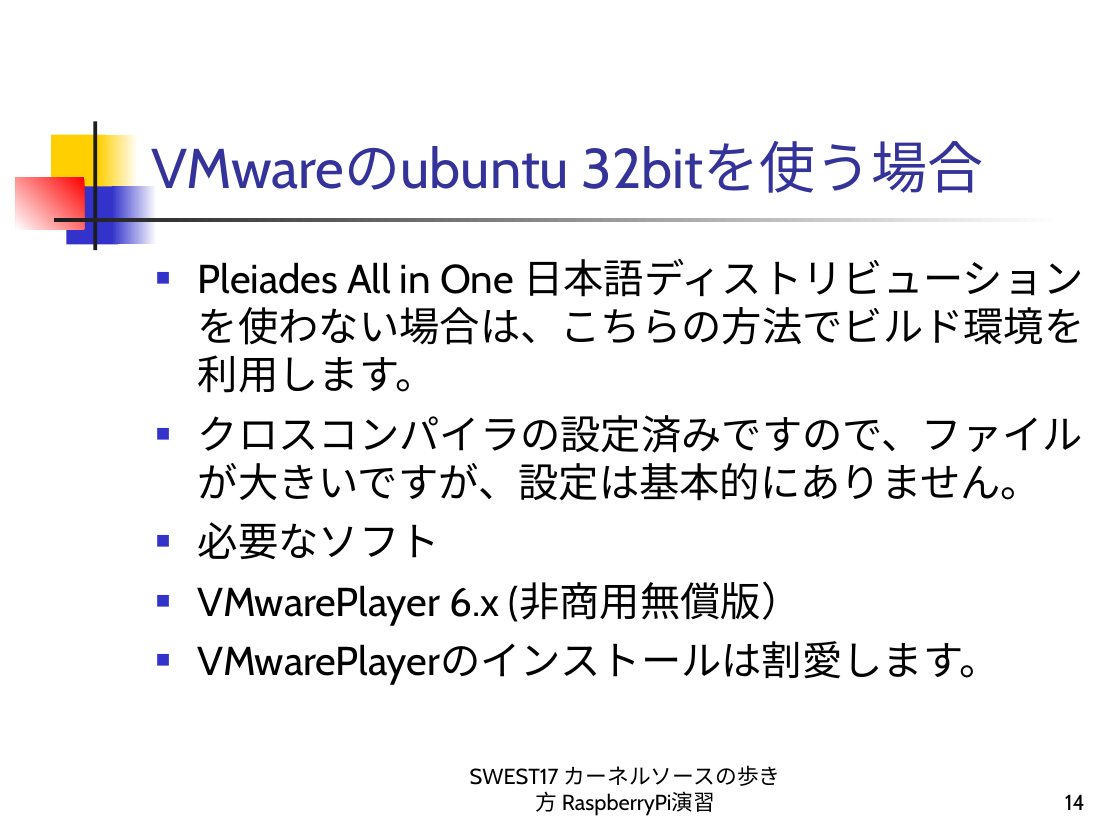
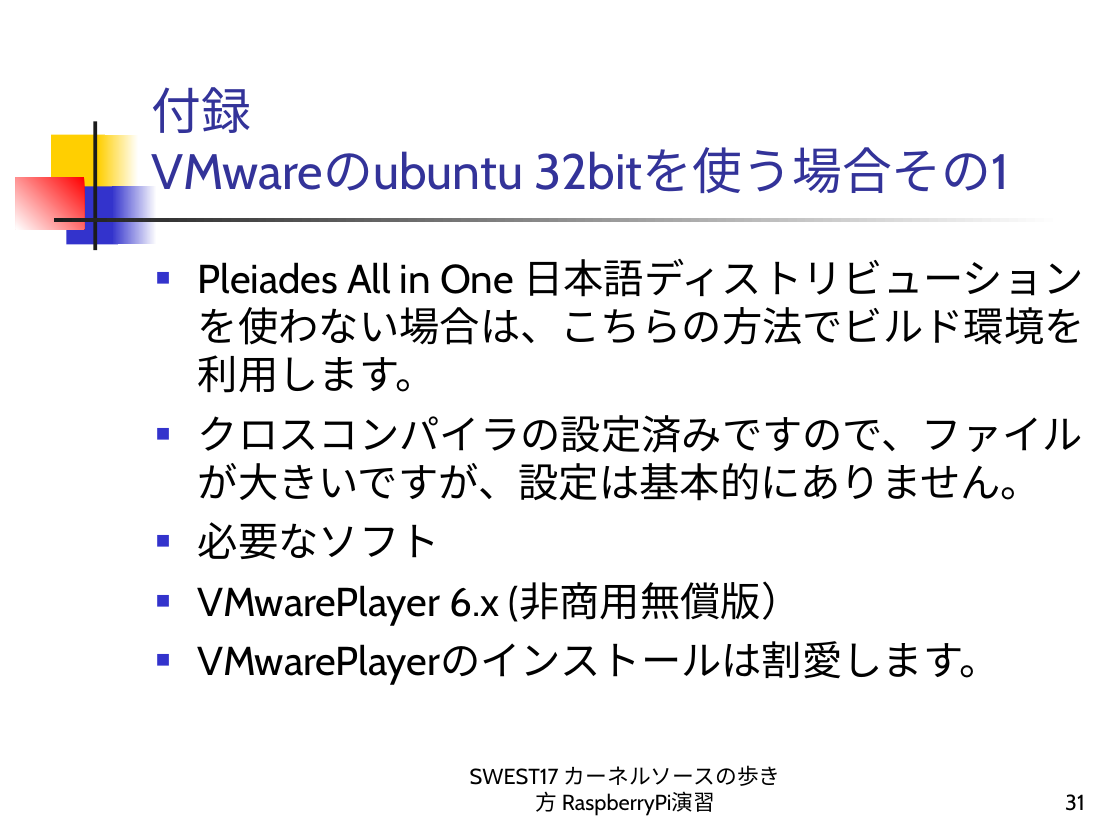
Before and after one commit to alvstakahashi/RPI-SHRINK-SSP-FULL, a slide deck: slide 31 of カーネルソースの歩き方 RaspberryPi演習.ppt (slide 14 before the commit). Drawn at 1120x840 pixels with LibreOffice and Linux fonts; fonts in the diff are those of the drawing. Boxes give left, top, right and bottom in pixels: in the first picture for what was removed or moved away, otherwise in the second. Text is boxed around its words. In the diff, an @@ line names an element or a change of style, - is before the commit and + after.

```diff
--- a/カーネルソースの歩き方 RaspberryPi演習.ppt
+++ b/カーネルソースの歩き方 RaspberryPi演習.ppt
@@ title at box(152, 87, 1009, 193): text changed; size 36 to 32 pt @@
-VMwareのubuntu 32bitを使う場合
+付録
+VMwareのubuntu 32bitを使う場合その1
@@ page number at box(1065, 794, 1085, 811): text changed @@
-14
+31
```
Also in this commit, not shown: 23 other slides changed, 1 slide added.
